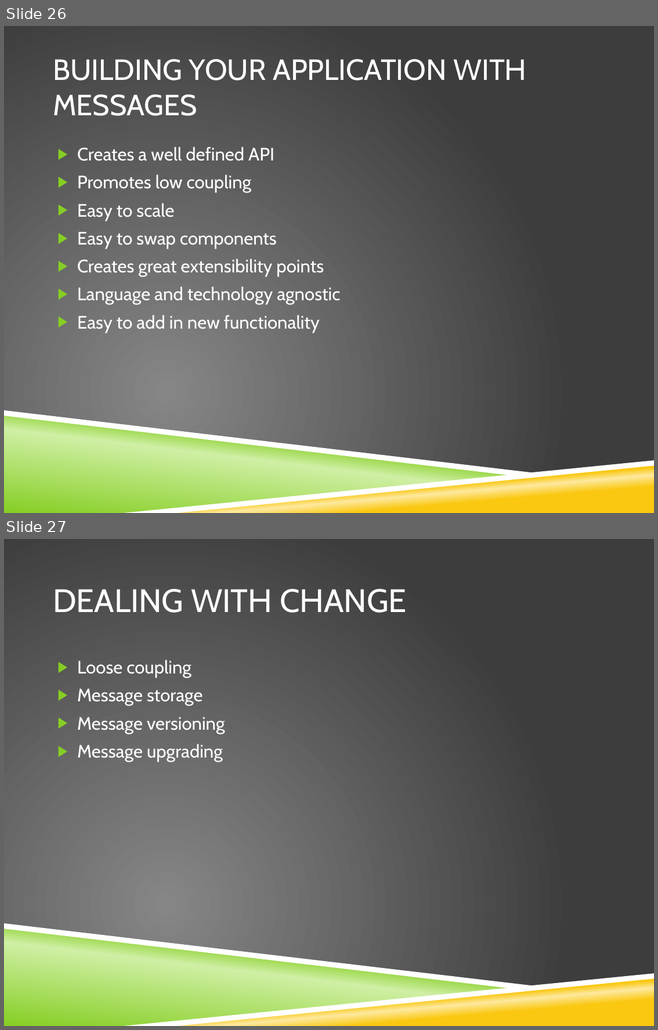
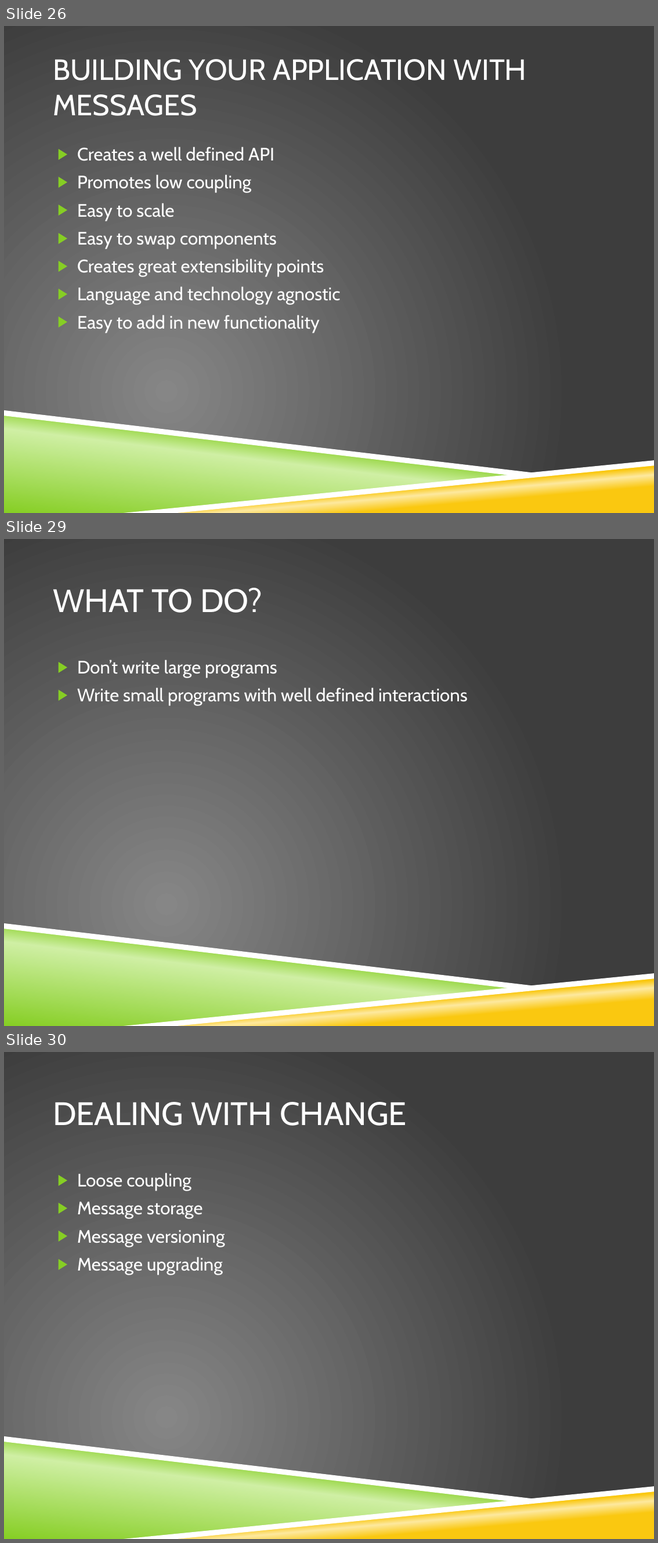
Before and after one commit to stimms/Queues, a slide deck: Queues and message based architecture.pptx. Shown one above the other, each under a label of ours: slides 26 and 27 before the commit, slides 26, 29 and 30 after it; the slides between them are not shown. The pictures are 658x1030 and 658x1543 pixels, drawn with LibreOffice and Linux fonts; fonts in the diff are those of the drawing; background and template pictures are left out. Boxes give left, top, right and bottom in pixels: in the first picture for what was removed or moved away, otherwise in the second. Text is boxed around its words. In the diff, an @@ line names an element or a change of style, - is before the commit and + after.

```diff
--- a/Queues and message based architecture.pptx
+++ b/Queues and message based architecture.pptx
@@ slide 29 added at [4,539,654,1026], background picture (left out); not listed: 4 template elements that a slide beside it also shows @@
@@ title added at [53,588,263,613], 36 pt, text #FFFFFF @@
+WHAT TO DO?
@@ text added at [77,660,467,706], 20 pt, text #FFFFFF @@
+▶ Don’t write large programs
+▶ Write small programs with well defined interactions
@@ what was slide 27 is now slide 30 @@
```
Also in this commit, not shown: 2 other slides added.
